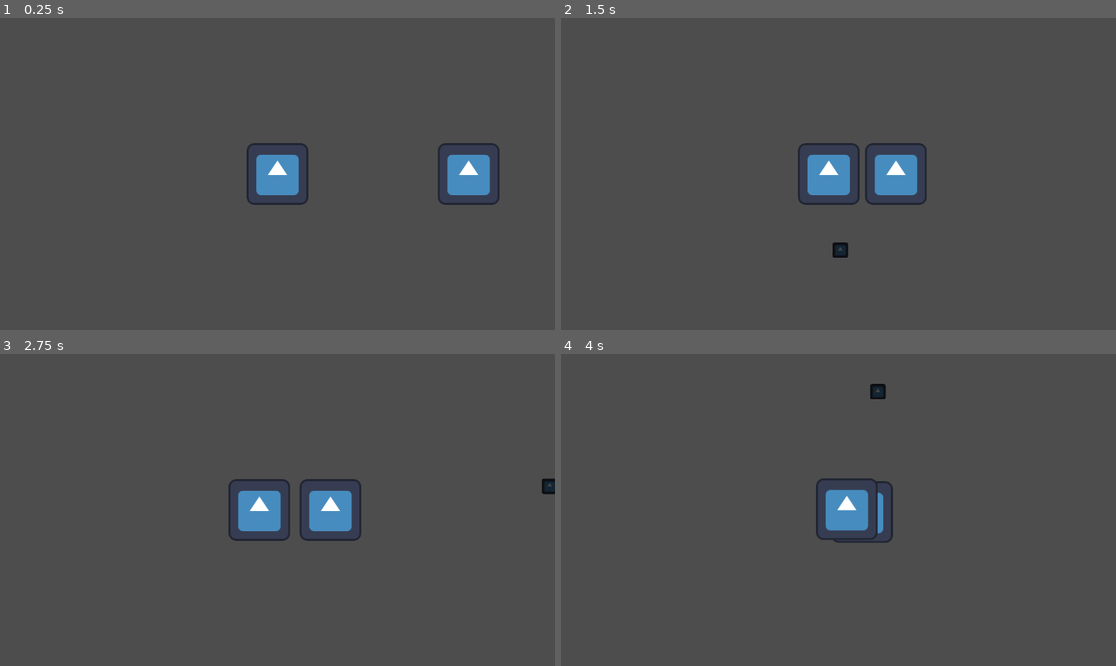
Above: before the commit, frames 1-4 (two rows, left to right).
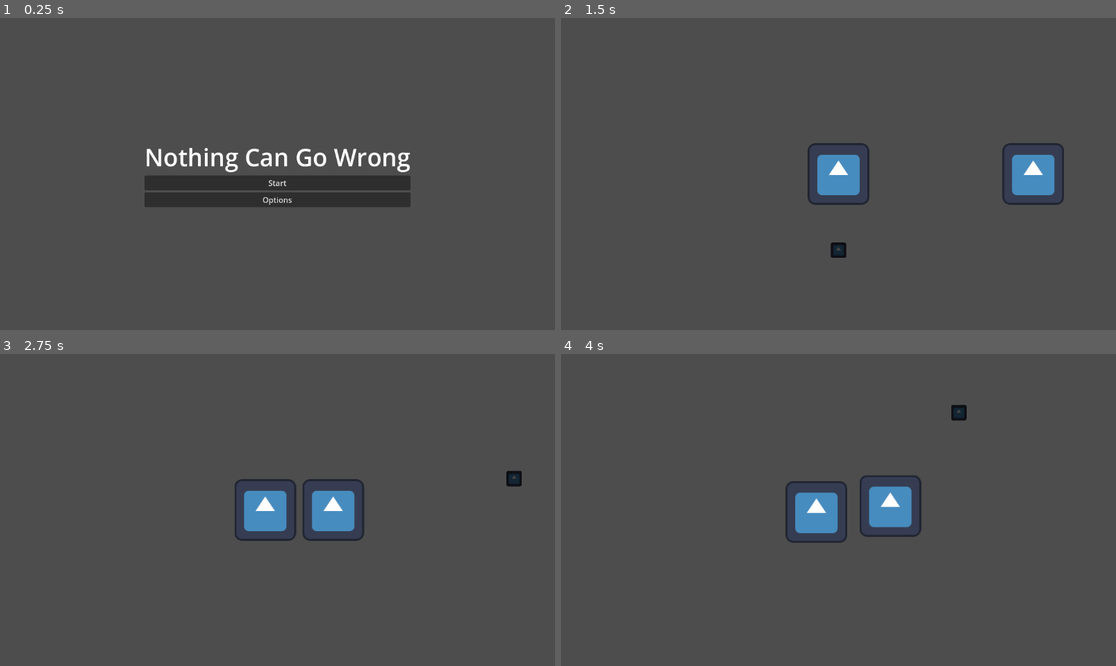
Above: after the commit, the same moments.

Repository: WinterAtne/Game-Jam
Game: Godot game, scene res://scenes/main.tscn
Two runs of this game, one before a commit and one after it. Both use one fixed random seed, a clock stepped at 60 frames per second and the inputs below. Before the commit the project starts from res://scenes/level.tscn. The engine's default icon, where the game draws it, is replaced by a stand-in: a white triangle on a blue panel in a dark square.
Inputs (mouse positions are in pixels of both pictures, inside the frame that each line leads up to):
- Up to frame 1 (0.25 s): no input
- Up to frame 2 (1.5 s): click (838, 198) at 0.5 s, where only the run after the commit has a clickable "Options"; click (838, 183) at 1.25 s, where only the run after the commit has a clickable "Start"
- Up to frame 3 (2.75 s): move the mouse to (399, 494) at 2.02 s; hold D (right) from 2.03 s (still down); click (399, 494) at 2.1 s
- Up to frame 4 (4 s): move the mouse to (727, 525) at 2.77 s; release D (right) at 2.78 s; hold Down (down) 2.78-3.53 s; click (727, 525) at 2.85 s; move the mouse to (894, 441) at 3.52 s; hold D (right) from 3.53 s (still down); click (894, 441) at 3.6 s

The runs differ from the first frame. In frame 1, 7.3% of the frame differs, in the area x 26-90%, y 40-61%; in frame 2, 3.4%; in frame 3, 1.4%; in frame 4, 3.4%.

Commit message:
Began work on scene management

Diff:
--- a/project.godot
+++ b/project.godot
@@ -11,7 +11,7 @@
 [application]
 
 config/name="NothingCanGoWrong"
-run/main_scene="res://scenes/level.tscn"
+run/main_scene="res://scenes/main.tscn"
 config/features=PackedStringArray("4.3", "GL Compatibility")
 config/icon="res://asssets/icon.svg"
 
--- a/scenes/level.gd
+++ b/scenes/level.gd
@@ -3,7 +3,7 @@
 
 static var instance : Level = null
 
-func _ready() -> void:
+func _init() -> void:
 	if instance == null:
 		instance = self
 	else:
--- /dev/null
+++ b/scenes/main.gd
@@ -0,0 +1,29 @@
+class_name Main
+extends Node2D
+
+static var instance : Main = null
+
+@export var level : Level
+
+func _ready() -> void:
+	if instance == null:
+		instance = self
+	else:
+		self.queue_free()
+
+	load_main_menu()
+
+func load_main_menu() -> void:
+	disable_ui()
+	disable_gameplay()
+	%MainMenu.visible = true
+
+func load_level() -> void:
+	disable_ui()
+	add_child(level)
+
+func disable_ui() -> void:
+	%MainMenu.visible = false
+
+func disable_gameplay() -> void:
+	remove_child(level)
--- /dev/null
+++ b/scenes/main.tscn
@@ -0,0 +1,18 @@
+[gd_scene load_steps=4 format=3 uid="uid://c46dertmd34yd"]
+
+[ext_resource type="Script" path="res://scenes/main.gd" id="1_vlr70"]
+[ext_resource type="PackedScene" uid="uid://bcp1yywo181cd" path="res://scenes/ui/main_menu.tscn" id="2_2ucyk"]
+[ext_resource type="PackedScene" uid="uid://c33c8c4k127jd" path="res://scenes/level.tscn" id="2_gxoi6"]
+
+[node name="Main" type="Node2D" node_paths=PackedStringArray("level")]
+script = ExtResource("1_vlr70")
+level = NodePath("Level")
+
+[node name="Level" parent="." instance=ExtResource("2_gxoi6")]
+
+[node name="MainMenu" parent="." instance=ExtResource("2_2ucyk")]
+unique_name_in_owner = true
+
+[connection signal="button_down" from="MainMenu/CenterContainer/VBoxContainer/Start" to="." method="load_level"]
+
+[editable path="MainMenu"]
--- /dev/null
+++ b/scenes/ui/main_menu.tscn
@@ -0,0 +1,26 @@
+[gd_scene format=3 uid="uid://bcp1yywo181cd"]
+
+[node name="MainMenu" type="CanvasLayer"]
+
+[node name="CenterContainer" type="CenterContainer" parent="."]
+anchors_preset = 15
+anchor_right = 1.0
+anchor_bottom = 1.0
+grow_horizontal = 2
+grow_vertical = 2
+
+[node name="VBoxContainer" type="VBoxContainer" parent="CenterContainer"]
+layout_mode = 2
+
+[node name="Title" type="Label" parent="CenterContainer/VBoxContainer"]
+layout_mode = 2
+theme_override_font_sizes/font_size = 50
+text = "Nothing Can Go Wrong"
+
+[node name="Start" type="Button" parent="CenterContainer/VBoxContainer"]
+layout_mode = 2
+text = "Start"
+
+[node name="Options" type="Button" parent="CenterContainer/VBoxContainer"]
+layout_mode = 2
+text = "Options"
